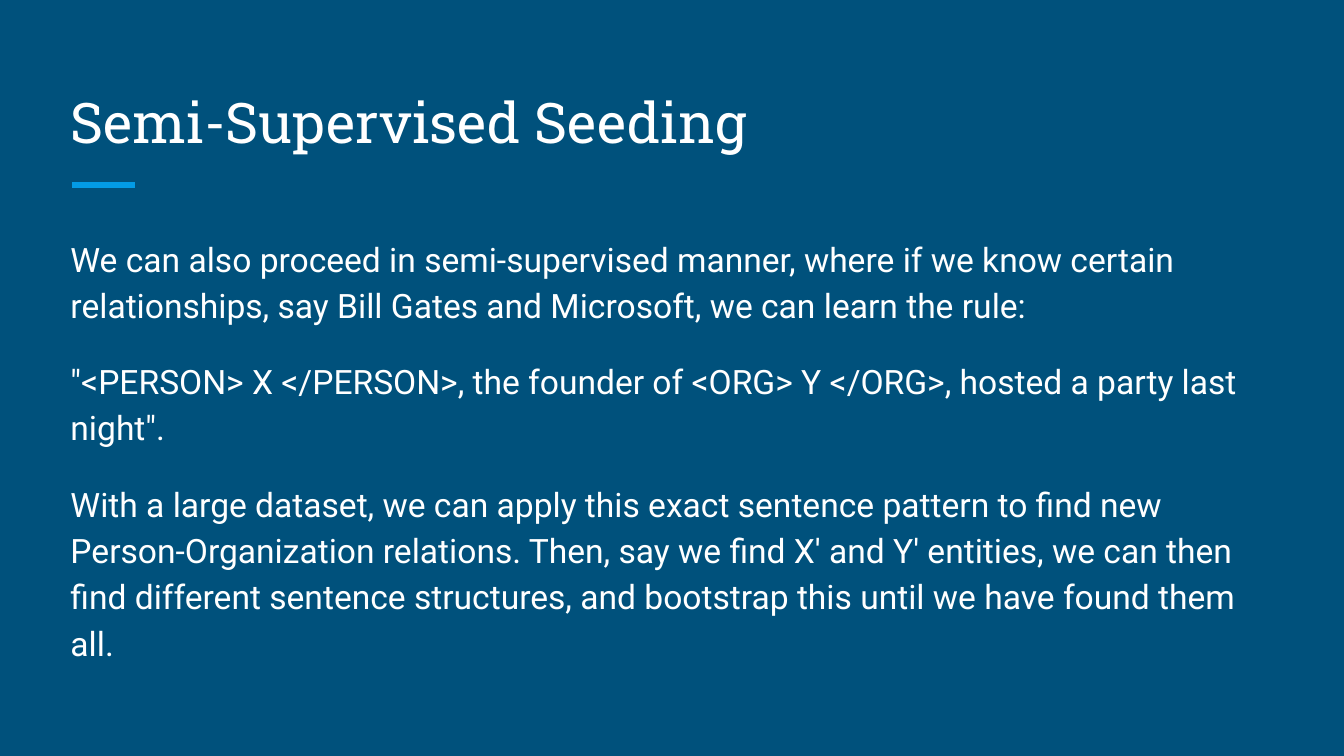
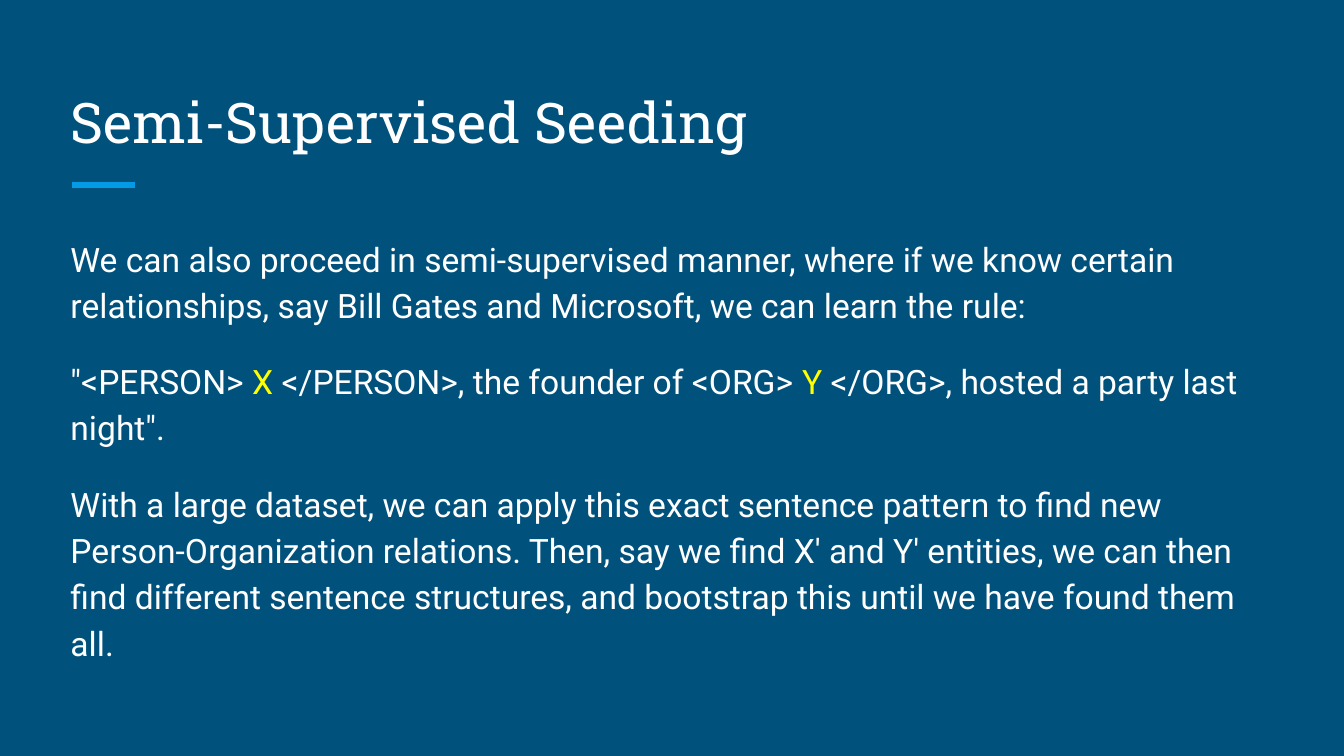
Before and after one commit to xchen35/Experienment_on_Relation_Extration, a slide deck: slide 4 of 7374Assignment4_relation_extraction.pptx (slide 5 before the commit). Drawn at 1344x756 pixels with LibreOffice and Linux fonts; fonts in the diff are those of the drawing. Boxes give left, top, right and bottom in pixels: in the first picture for what was removed or moved away, otherwise in the second. Text is boxed around its words. In the diff, an @@ line names an element or a change of style, - is before the commit and + after.

```diff
--- a/7374Assignment4_relation_extraction.pptx
+++ b/7374Assignment4_relation_extraction.pptx
@@ text at bbox=[70, 368, 1238, 447]: text colour #FFFFFF to #FFFF00 in "X Y" @@
```
Also in this commit, not shown: 2 other slides changed, 1 slide removed.
